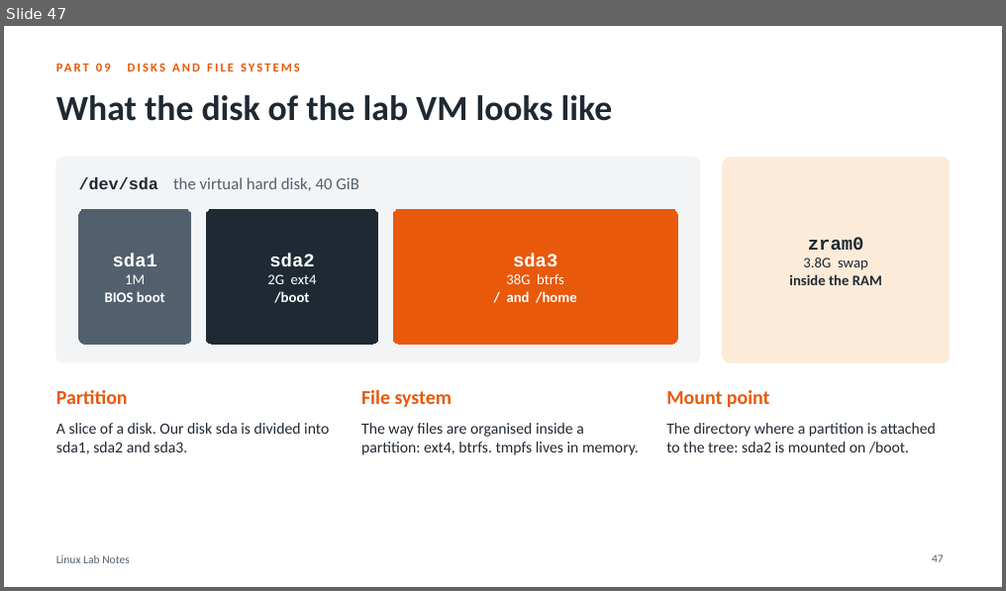
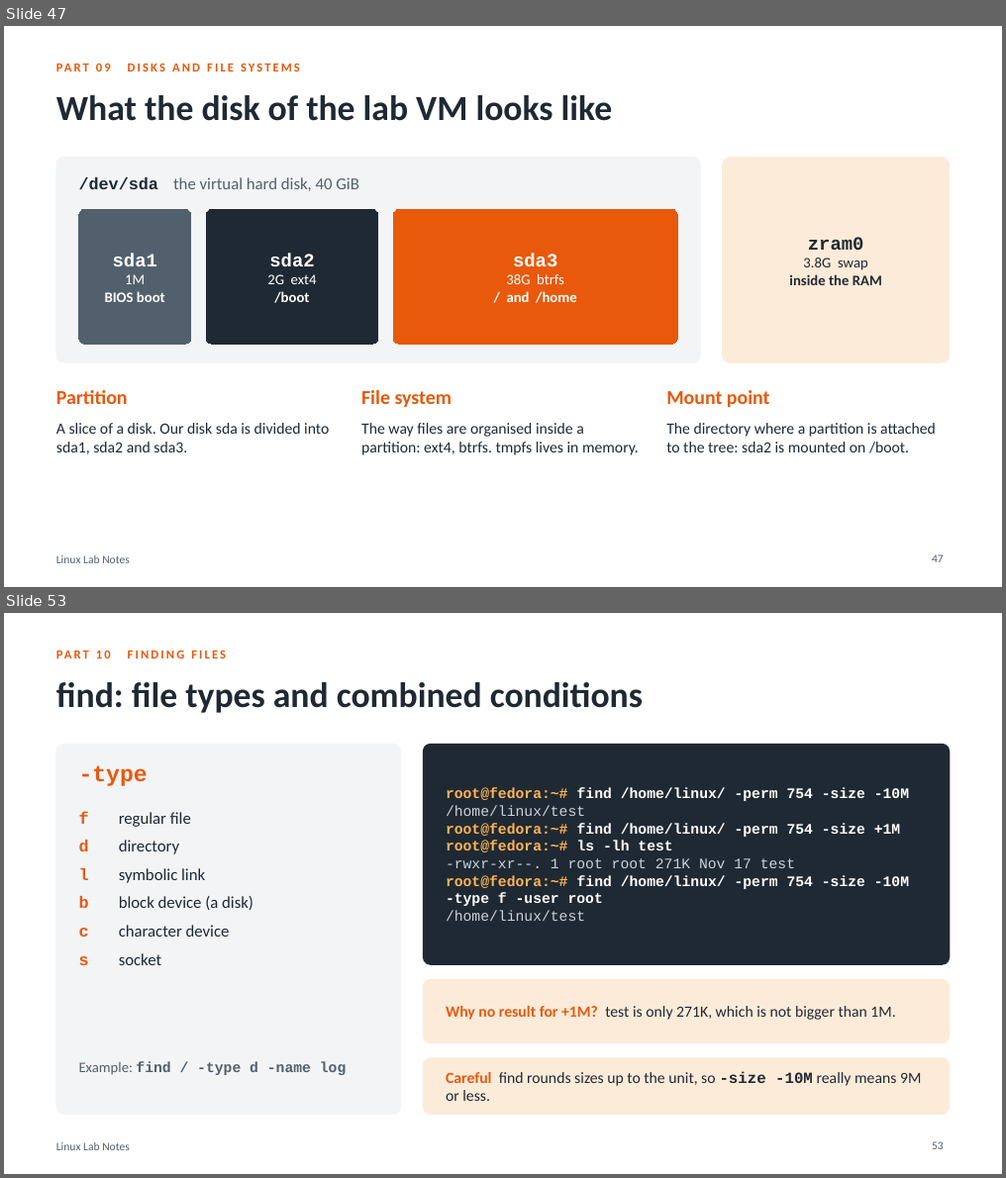
Before and after one commit to HamzaAlshafe/linux-lab-notes, a slide deck: Linux_Lab_Notes.pptx. Shown one above the other, each under a label of ours: slide 47 before the commit, slides 47 and 53 after it; the slides between them are not shown. The pictures are 1006x591 and 1006x1178 pixels, drawn with LibreOffice and Linux fonts; fonts in the diff are those of the drawing. Boxes give left, top, right and bottom in pixels: in the first picture for what was removed or moved away, otherwise in the second. Text is boxed around its words. In the diff, an @@ line names an element or a change of style, - is before the commit and + after.

Commit message:
Add finding files, permissions, compression and archiving

```diff
--- a/Linux_Lab_Notes.pptx
+++ b/Linux_Lab_Notes.pptx
@@ slide 53 added at bbox=[4, 613, 1002, 1174], background #FFFFFF; not listed: 1 template element that a slide beside it also shows @@
@@ text added at bbox=[128, 650, 226, 659], 12 pt, text #E8590C, bold @@
+PART 10 FINDING FILES
@@ title added at bbox=[56, 682, 643, 713], 34 pt, text #1F2933, bold @@
+find: file types and combined conditions
@@ rounded rectangle added at bbox=[56, 744, 401, 1115], fill #F3F4F6, outline #F3F4F6 1 pt @@
@@ rounded rectangle added at bbox=[423, 744, 949, 964], fill #1F2933, outline #1F2933 1 pt @@
@@ text added at bbox=[79, 765, 148, 786], 22 pt, text #E8590C, bold @@
+-type
@@ text added at bbox=[446, 788, 909, 921], 14 pt, text #FFFFFF, bold @@
+root@fedora:~# find /home/linux/ -perm 754 -size -10M
+/home/linux/test
+root@fedora:~# find /home/linux/ -perm 754 -size +1M
+root@fedora:~# ls -lh test
+-rwxr-xr--. 1 root root 271K Nov 17 test
+root@fedora:~# find /home/linux/ -perm 754 -size -10M -type f -user root
+/home/linux/test
@@ text added at bbox=[79, 811, 253, 965], 16 pt, text #1F2933 @@
+f regular file
+d directory
+l symbolic link
+b block device (a disk)
+c character device
+s socket
@@ rounded rectangle added at bbox=[423, 980, 949, 1044], fill #FDEBD9, outline #FDEBD9 1 pt @@
@@ text added at bbox=[446, 1006, 895, 1020], 15 pt, text #1F2933 @@
+Why no result for +1M? test is only 271K, which is not bigger than 1M.
@@ text added at bbox=[79, 1061, 346, 1075], 14 pt, text #52606D, bold @@
+Example: find / -type d -name log
@@ rounded rectangle added at bbox=[423, 1059, 949, 1115], fill #FDEBD9, outline #FDEBD9 1 pt @@
@@ text added at bbox=[446, 1071, 921, 1101], 15 pt, text #1F2933 @@
+Careful find rounds sizes up to the unit, so -size -10M really means 9M or less.
@@ page number added at bbox=[932, 1142, 944, 1150], 11 pt, text #52606D @@
+53
```
Also in this commit, not shown: 5 slides changed, 20 other slides added, 1 other file.
